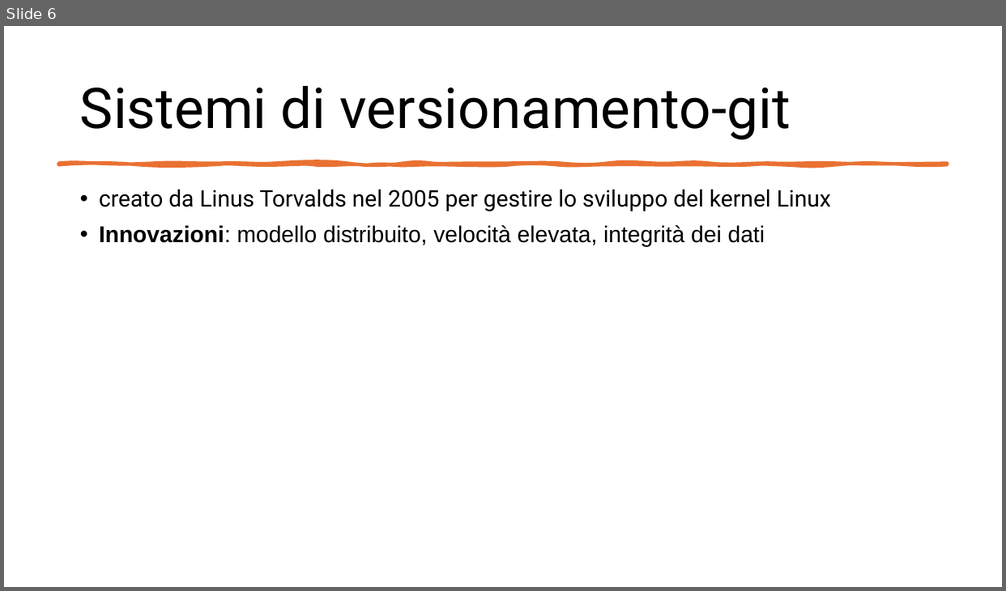
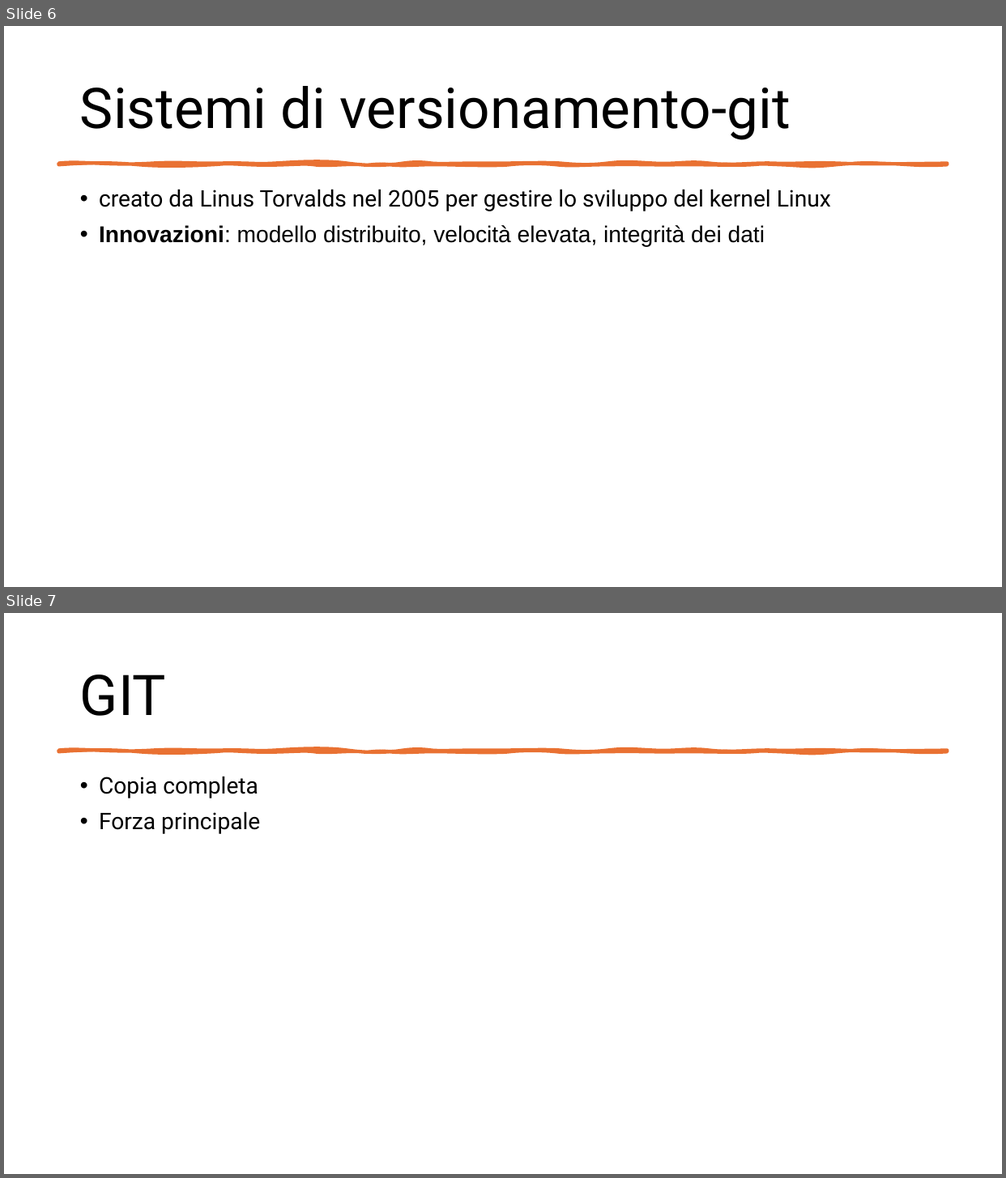
Before and after one commit to EliottJacobe08/Lab-Programmazione-1, a slide deck: GitHub e Version Control.pptx. Shown one above the other, each under a label of ours: slide 6 before the commit, slides 6 and 7 after it. The pictures are 1006x591 and 1006x1178 pixels, drawn with LibreOffice and Linux fonts; fonts in the diff are those of the drawing. Boxes give left, top, right and bottom in pixels: in the first picture for what was removed or moved away, otherwise in the second. Text is boxed around its words. In the diff, an @@ line names an element or a change of style, - is before the commit and + after.

```diff
--- a/GitHub e Version Control.pptx
+++ b/GitHub e Version Control.pptx
@@ slide 7 added at [4, 613, 1002, 1174], background #FFFFFF @@
@@ title added at [80, 675, 166, 716], 54 pt, text #000000 @@
+GIT
@@ freeform shape added at [58, 750, 948, 752], fill #E97132, outline #E97132 3.25 pt @@
@@ text added at [99, 776, 260, 834], 22 pt, text #000000 @@
+• Copia completa
+• Forza principale
```
Also in this commit, not shown: 3 other slides added, 1 slide removed.
